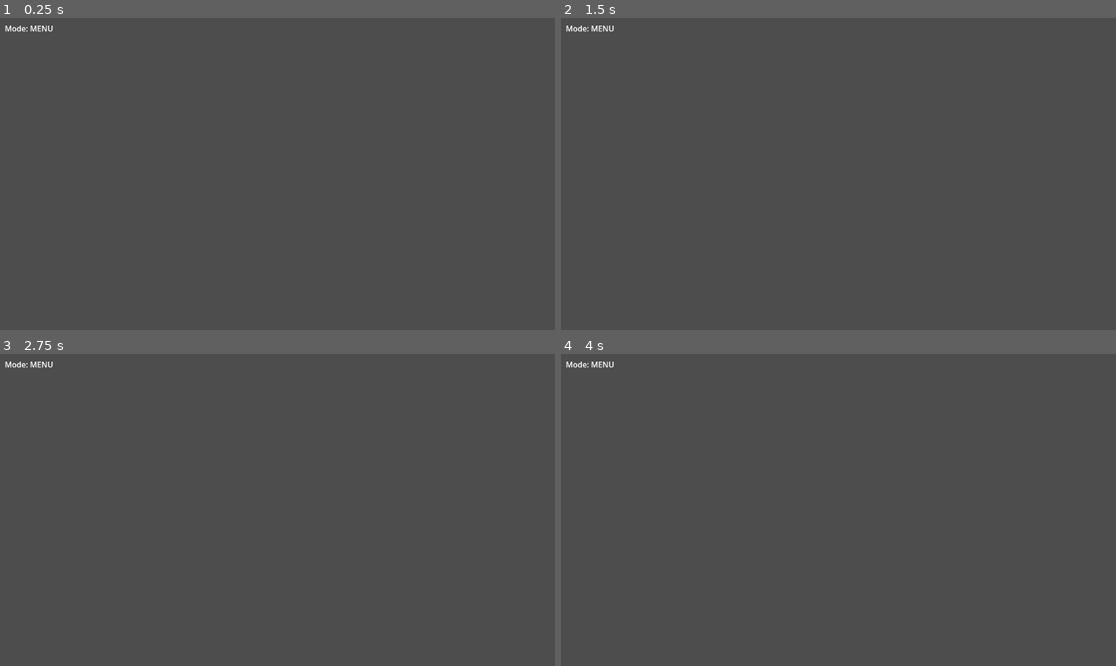
Above: before the commit, frames 1-4 (two rows, left to right).
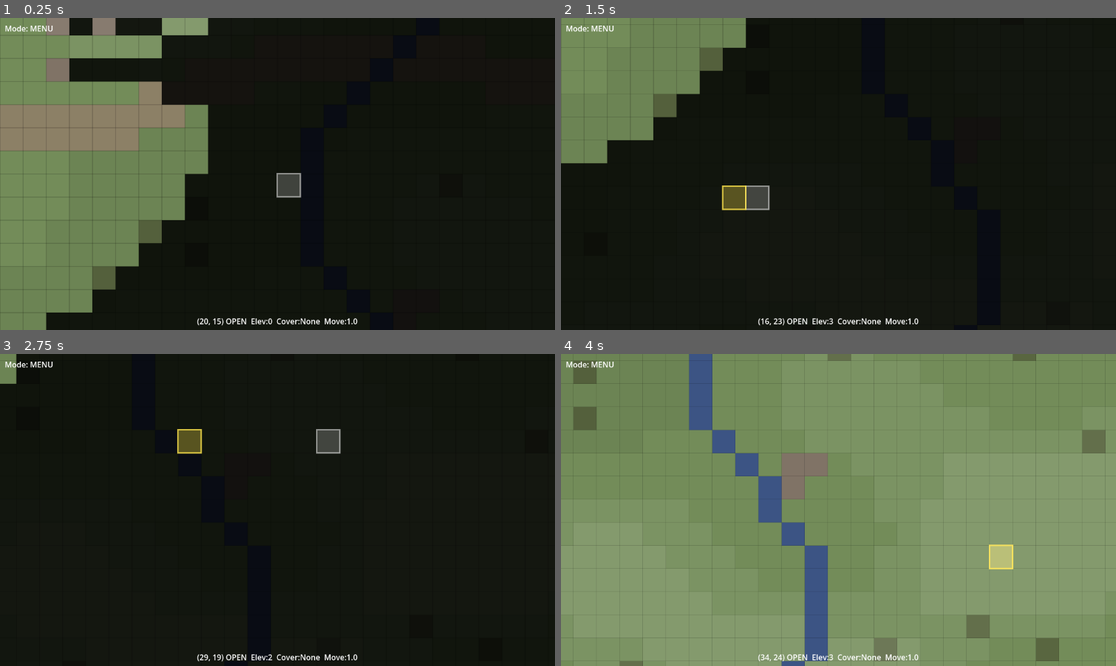
Above: after the commit, the same moments.

Repository: trothtad/Pa-596
Game: Godot game, scene res://scenes/main.tscn
Two runs of this game, one before a commit and one after it. Both use one fixed random seed, a clock stepped at 60 frames per second and the inputs below.
Inputs (mouse positions are in pixels of both pictures, inside the frame that each line leads up to):
- Up to frame 1 (0.25 s): no input
- Up to frame 2 (1.5 s): tap Enter at 0.5 s; move the mouse to (960, 158) at 0.52 s; hold S (camera_pan_down) 0.53-1.25 s; click (960, 158) at 0.67 s; drag from (727, 189) to (810, 236) at 1.27 s
- Up to frame 3 (2.75 s): tap Space at 2 s; move the mouse to (333, 441) at 2.02 s; hold D (camera_pan_right) from 2.03 s (still down); click (333, 441) at 2.17 s
- Up to frame 4 (4 s): release D (camera_pan_right) at 2.75 s; drag from (810, 572) to (672, 463) at 2.77 s; tap Enter at 3.5 s; move the mouse to (1005, 556) at 3.52 s; tap F at 3.6 s; click (1005, 556) at 3.67 s

The runs differ from the first frame. In frame 1, 99% of the frame differs, in the area x 0-100%, y 0-100%; in frame 2, 99%; in frame 3, 100%; in frame 4, 99%.
Error before the commit: Parse Error: Cannot infer the type of "awareness" variable because the value doesn't have a set type. (res://scripts/core/battle_map.gd:398)

Commit message:
Fix type inference errors for awareness label variables
GDScript cannot infer String type from get_awareness_label() — use
explicit `var awareness: String =` instead of `:=` in all four call
sites across battle_map.gd and hound.gd.

Co-Authored-By: Claude Opus 4.6 <noreply@anthropic.com>

Diff:
--- a/scripts/core/battle_map.gd
+++ b/scripts/core/battle_map.gd
@@ -395,7 +395,7 @@
 			det_state.last_known_pos = hostile.grid_pos
 
 		# Update display info using hysteresis-aware awareness label
-		var awareness := det_state.get_awareness_label()
+		var awareness: String = det_state.get_awareness_label()
 		if awareness != "UNAWARE":
 			detected_hostile_positions[hostile_id] = {
 				"pos": det_state.last_known_pos,
@@ -412,7 +412,7 @@
 		var hostile_id = hostile.get_instance_id()
 		if squad_detection_states.has(hostile_id):
 			var det = squad_detection_states[hostile_id]
-			var awareness := det.get_awareness_label()
+			var awareness: String = det.get_awareness_label()
 			# Only show the actual entity when IDENTIFIED or better
 			hostile.visible = awareness == "IDENTIFIED" or awareness == "TRACKED"
 		else:
--- a/scripts/core/hound.gd
+++ b/scripts/core/hound.gd
@@ -228,7 +228,7 @@
 func _evaluate_detection_transitions(target: Node2D, det_state) -> void:
 	"""Decide whether to change state based on detection awareness.
 	Uses hysteresis-aware labels to prevent threshold oscillation."""
-	var awareness := det_state.get_awareness_label()
+	var awareness: String = det_state.get_awareness_label()
 
 	match state:
 		State.IDLE, State.PATROL:
@@ -282,7 +282,7 @@
 		var target_id = current_target.get_instance_id()
 		if detection_states.has(target_id):
 			var det = detection_states[target_id]
-			var awareness := det.get_awareness_label()
+			var awareness: String = det.get_awareness_label()
 			if awareness == "DETECTED" or awareness == "IDENTIFIED" or awareness == "TRACKED":
 				last_known_target_pos = det.last_known_pos
 
